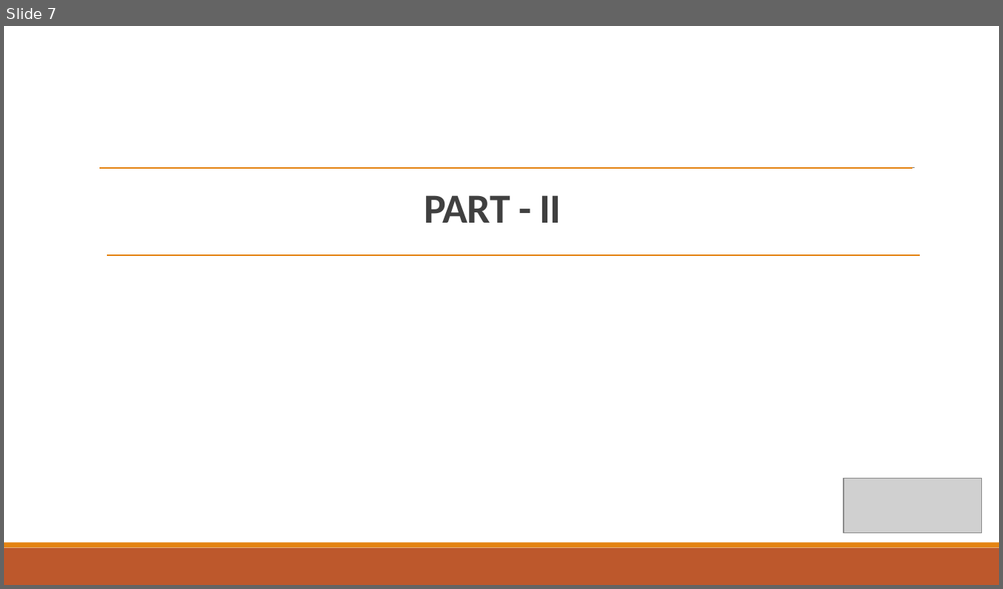
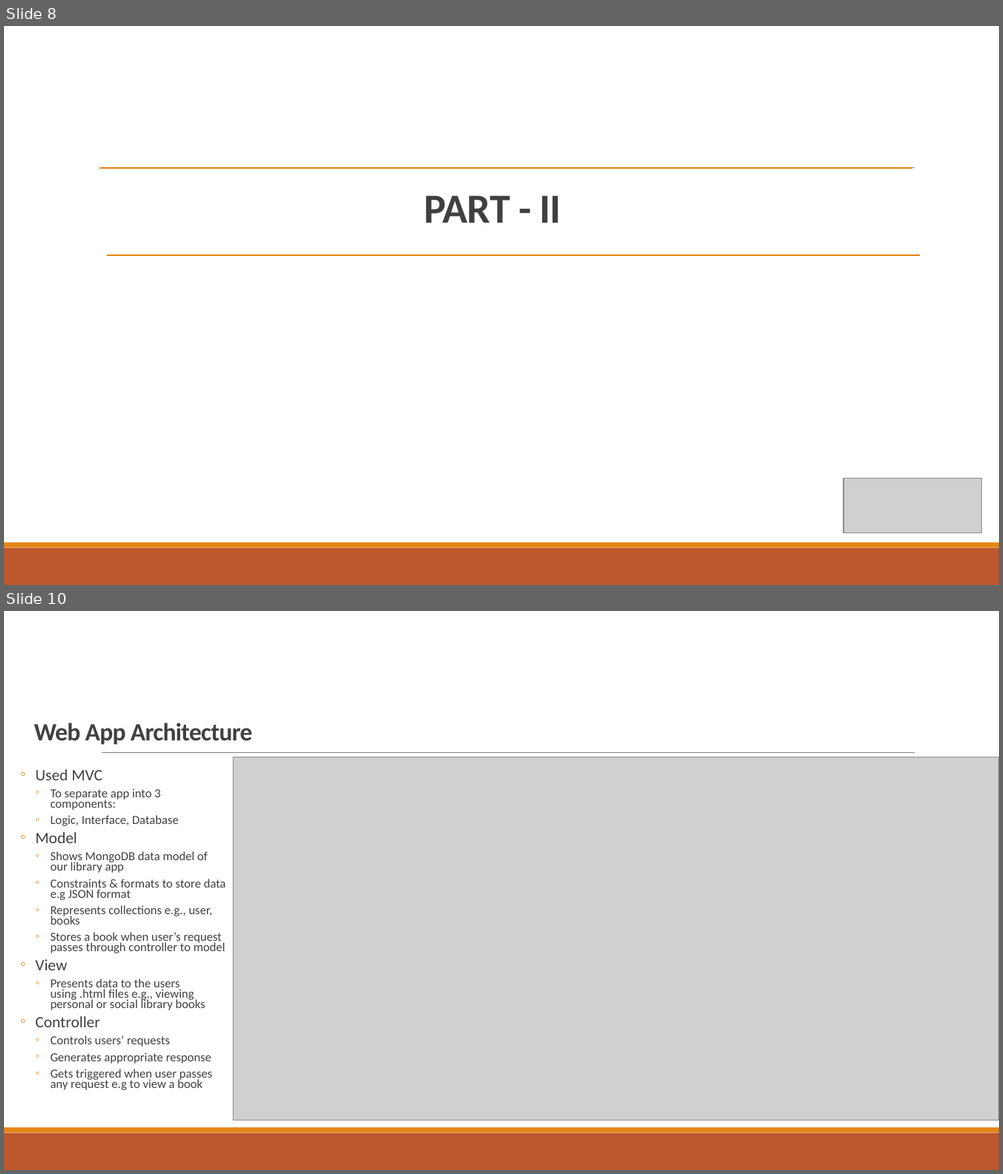
Before and after one commit to wangyang325/CS615Project, a slide deck: Presentation/CS615 Group Presentation.pptx. Shown one above the other, each under a label of ours: slide 7 before the commit, slides 8 and 10 after it; the slides between them are not shown. The pictures are 1003x589 and 1003x1174 pixels, drawn with LibreOffice and Linux fonts; fonts in the diff are those of the drawing; grey boxes stand for pictures. Boxes give left, top, right and bottom in pixels: in the first picture for what was removed or moved away, otherwise in the second. Text is boxed around its words. In the diff, an @@ line names an element or a change of style, - is before the commit and + after.

```diff
--- a/Presentation/CS615 Group Presentation.pptx
+++ b/Presentation/CS615 Group Presentation.pptx
@@ slide 10 added at (4,611,999,1170), background #FFFFFF; not listed: 3 template elements that a slide beside it also shows @@
@@ title added at (34,723,253,745), 24 pt, text #404040, bold @@
+Web App Architecture
@@ picture added at (233,758,999,1121) @@
@@ text added at (35,769,226,1091), 11.9 pt, text #404040 @@
+  ◦ Used MVC
+    ◦ To separate app into 3 components:
+    ◦ Logic, Interface, Database
+  ◦ Model
+    ◦ Shows MongoDB data model of our library app
+    ◦ Constraints & formats to store data e.g JSON format
+    ◦ Represents collections e.g., user, books
+    ◦ Stores a book when user’s request passes through controller to model
+  ◦ View
+    ◦ Presents data to the users using .html files e.g., viewing personal or social library books
+  ◦ Controller
+    ◦ Controls users’ requests
+    ◦ Generates appropriate response
+    ◦ Gets triggered when user passes any request e.g to view a book
@@ what was slide 7 is now slide 8 @@
```
Also in this commit, not shown: 11 slides changed, 2 other slides added, 1 slide removed, 1 other file.
